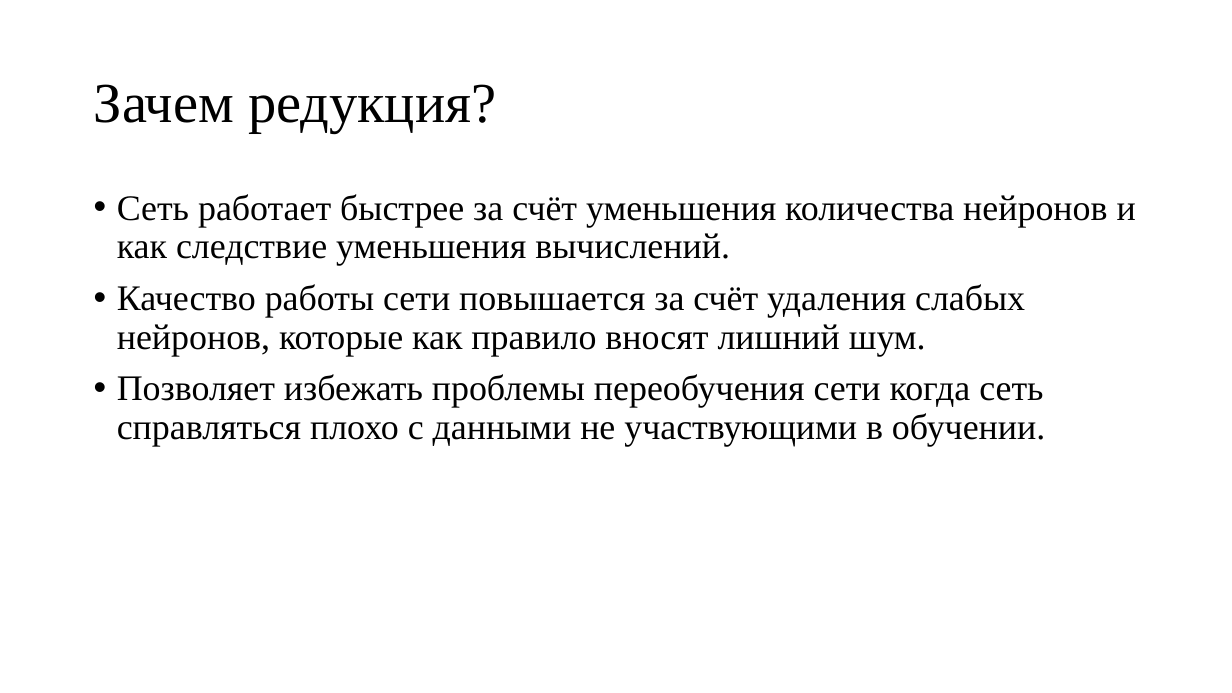
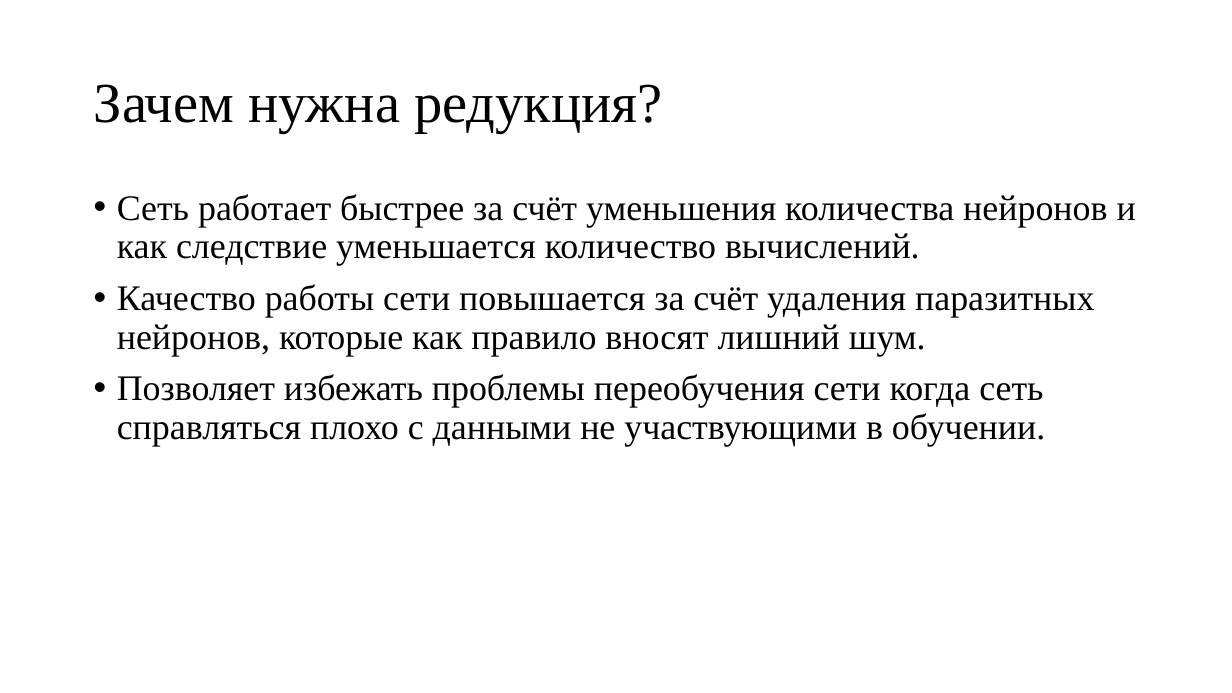
Before and after one commit to sven4500/masters-diploma, a slide deck: slide 19 of Презентация/Пезентация.ppt (slide 20 before the commit). Drawn at 1232x693 pixels with LibreOffice and Linux fonts; fonts in the diff are those of the drawing. Boxes give left, top, right and bottom in pixels: in the first picture for what was removed or moved away, otherwise in the second. Text is boxed around its words. In the diff, an @@ line names an element or a change of style, - is before the commit and + after.

```diff
--- a/Презентация/Пезентация.ppt
+++ b/Презентация/Пезентация.ppt
@@ title at bbox=[94, 84, 662, 133]: text changed @@
-Зачем редукция?
+Зачем нужна редукция?
@@ text at bbox=[117, 194, 1136, 356]: text changed @@
-• Сеть работает быстрее за счёт уменьшения количества нейронов и как следствие уменьшения вычислений.
-• Качество работы сети повышается за счёт удаления слабых нейронов, которые как правило вносят лишний шум.
+• Сеть работает быстрее за счёт уменьшения количества нейронов и как следствие уменьшается количество вычислений.
+• Качество работы сети повышается за счёт удаления паразитных нейронов, которые как правило вносят лишний шум.
```
Also in this commit, not shown: 12 other slides changed, 2 slides added, 2 slides removed.
